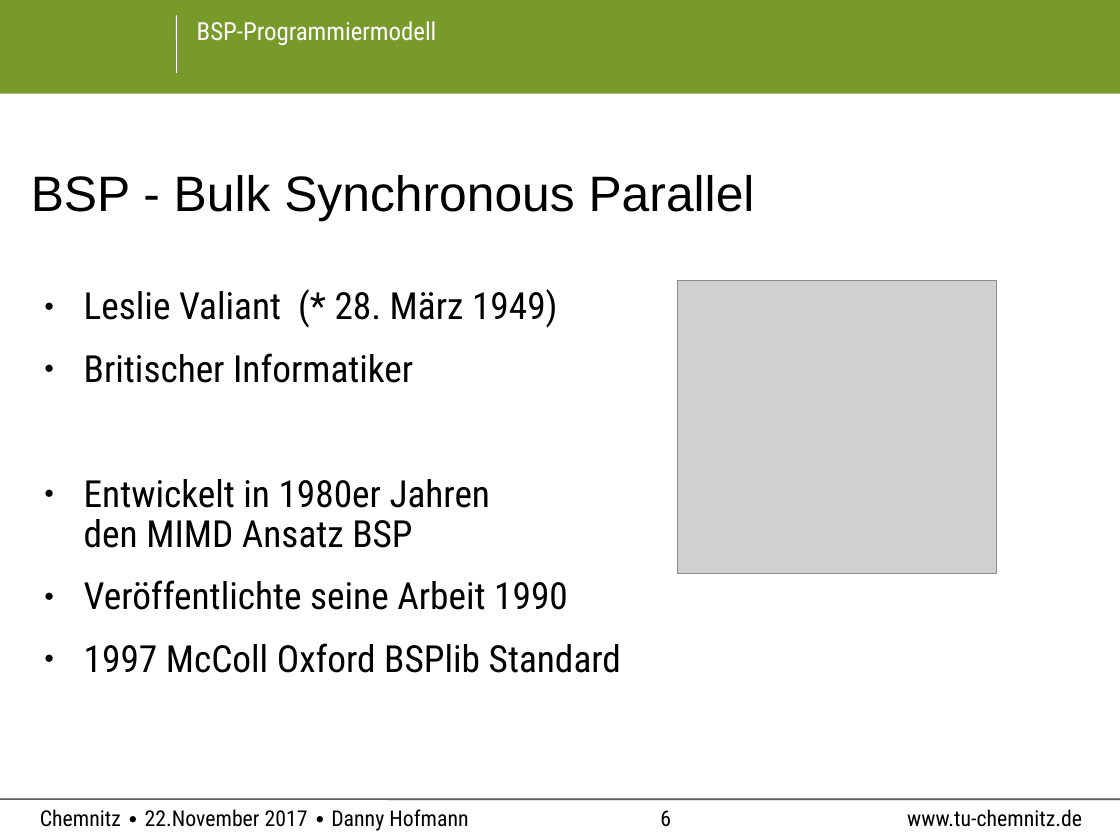
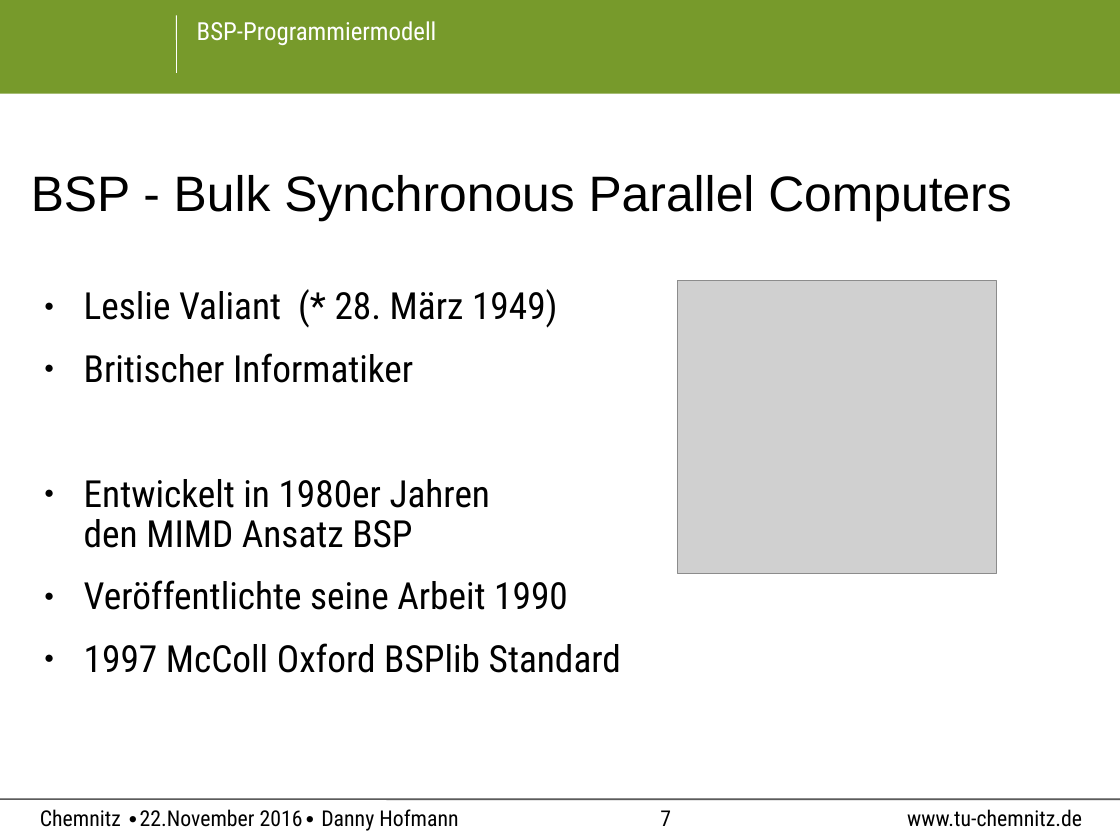
Before and after one commit to PaIIe/ComputerScienceTUC, a slide deck: slide 7 of BSP_Programming/BSP-Modell.odp (slide 6 before the commit). Drawn at 1120x840 pixels with LibreOffice and Linux fonts; fonts in the diff are those of the drawing; grey boxes stand for pictures; background and template pictures are left out. Boxes give left, top, right and bottom in pixels: in the first picture for what was removed or moved away, otherwise in the second. Text is boxed around its words. In the diff, an @@ line names an element or a change of style, - is before the commit and + after.

```diff
--- a/BSP_Programming/BSP-Modell.odp
+++ b/BSP_Programming/BSP-Modell.odp
@@ title at (31, 175, 1011, 222): text changed @@
-BSP - Bulk Synchronous Parallel
+BSP - Bulk Synchronous Parallel Computers
@@ text at (40, 809, 458, 831): text changed @@
-Chemnitz ∙ 22.November 2017 ∙ Danny Hofmann
+Chemnitz ∙22.November 2016∙ Danny Hofmann
@@ page number at (660, 810, 671, 826): text changed @@
-6
+7
```
Also in this commit, not shown: 14 other slides changed, 3 slides added, 1 slide removed, 4 other files.
